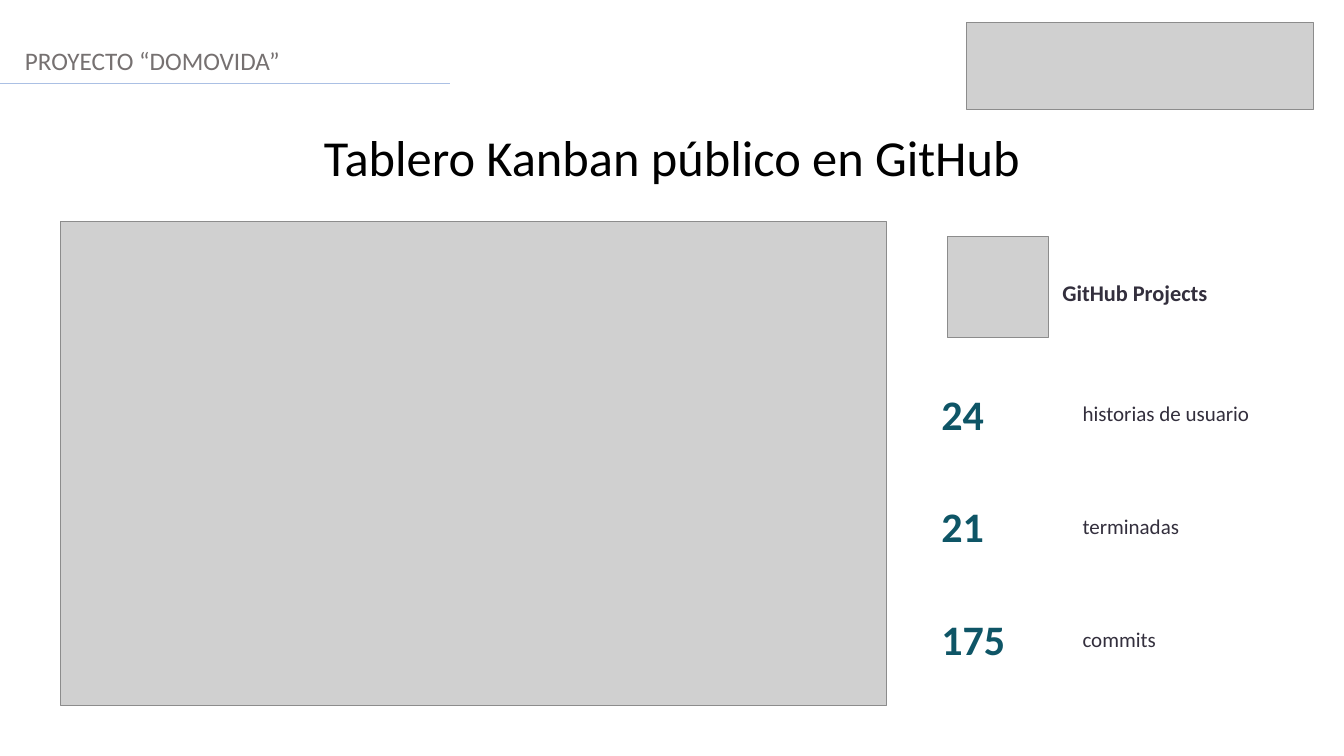
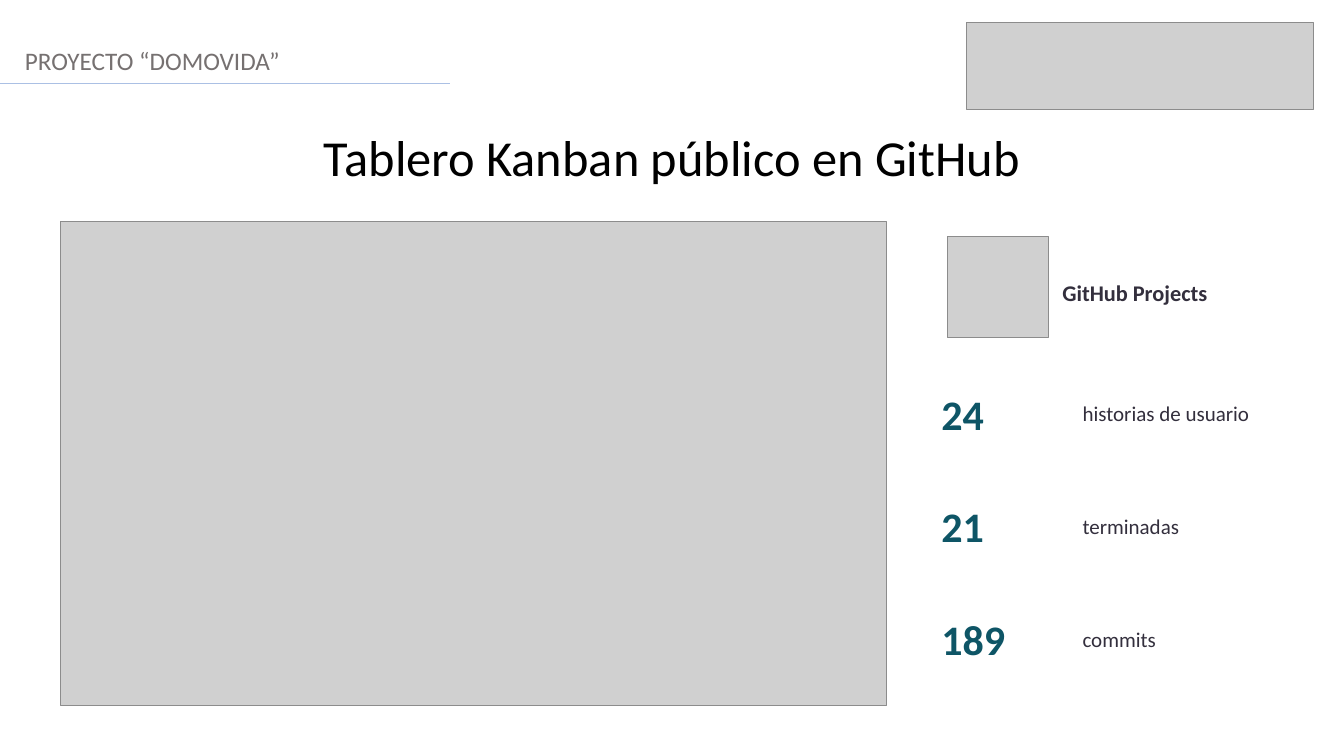
Before and after one commit to AndresVergara74/domovida-backend, a slide deck: slide 9 of docs/fase2/evidencias_proyecto/presentacion/VERGARA_ANDRES_Presentacion_Proyecto_APT_DomoVida.pptx. Drawn at 1344x756 pixels with LibreOffice and Linux fonts; fonts in the diff are those of the drawing; grey boxes stand for pictures. Boxes give left, top, right and bottom in pixels: in the first picture for what was removed or moved away, otherwise in the second. Text is boxed around its words. In the diff, an @@ line names an element or a change of style, - is before the commit and + after.

```diff
--- a/docs/fase2/evidencias_proyecto/presentacion/VERGARA_ANDRES_Presentacion_Proyecto_APT_DomoVida.pptx
+++ b/docs/fase2/evidencias_proyecto/presentacion/VERGARA_ANDRES_Presentacion_Proyecto_APT_DomoVida.pptx
@@ text at <box>941,626,1005,656</box>: text changed @@
-175
+189
```
Also in this commit, not shown: 5 other slides changed, 5 other files.
